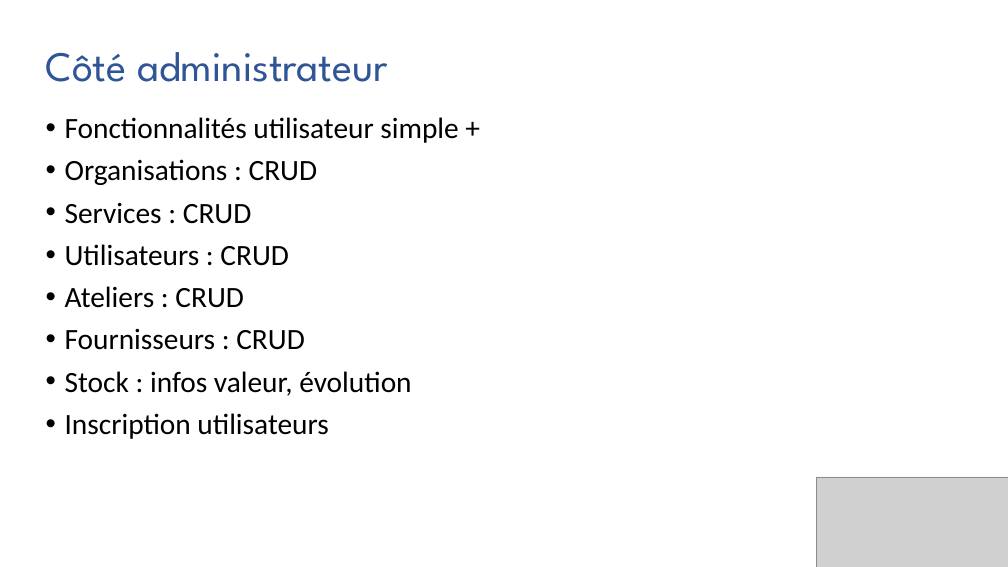
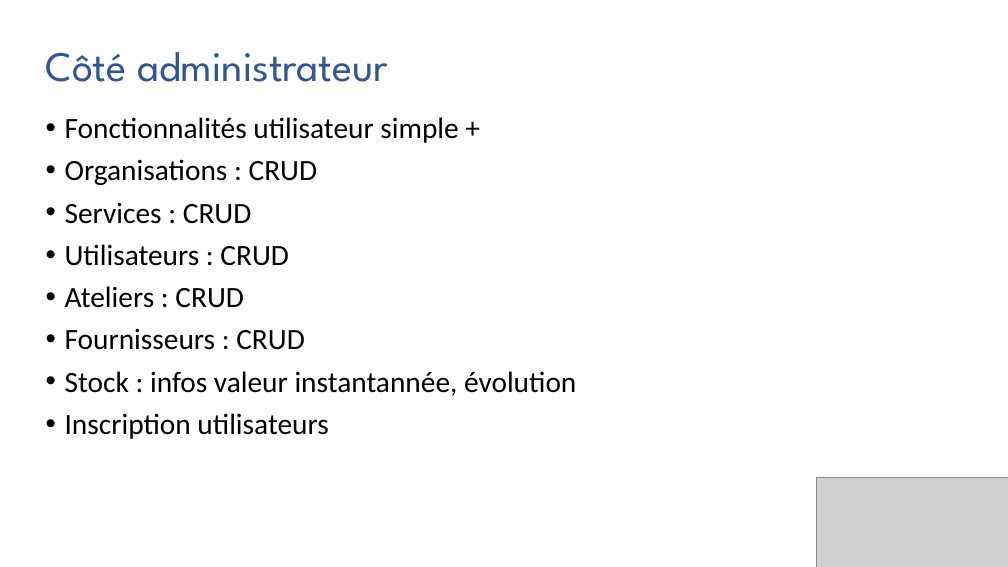
Before and after one commit to FrancisLibs/psAppli5.4, a slide deck: slide 14 of Présentation.pptx. Drawn at 1008x567 pixels with LibreOffice and Linux fonts; fonts in the diff are those of the drawing; grey boxes stand for pictures. Boxes give left, top, right and bottom in pixels: in the first picture for what was removed or moved away, otherwise in the second. Text is boxed around its words. In the diff, an @@ line names an element or a change of style, - is before the commit and + after.

```diff
--- a/Présentation.pptx
+++ b/Présentation.pptx
@@ text at (x1=65, y1=371, x2=576, y2=396): text changed @@
-• Stock : infos valeur, évolution
+• Stock : infos valeur instantannée, évolution
```
Also in this commit, not shown: 9 other slides changed, 28 other files.
